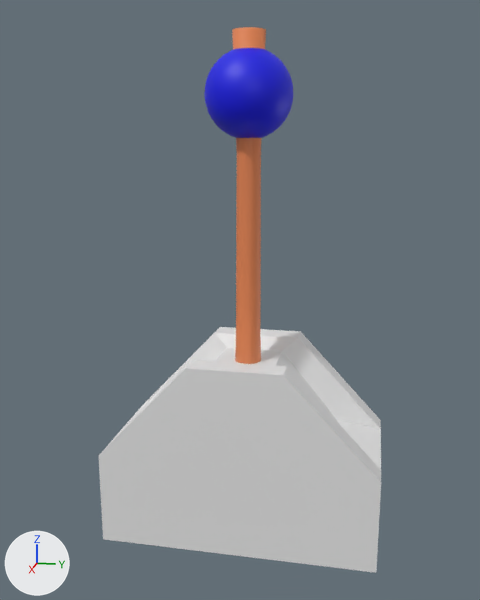
Before and after pictures for a commit that changed the FBX model Assets/Modelle/level/lever/lever_merged.fbx.
Both versions are drawn from a 50 mm camera at (4.64, 0.87, 2.53) aimed at (0.02, -0.06, 1.37). The lights are fixed; the arrows at lower left show +X, +Y and +Z. Where no turn or scale is listed for an object, it has been applied to the vertices.

In view in the first picture: 'lever_merged'.
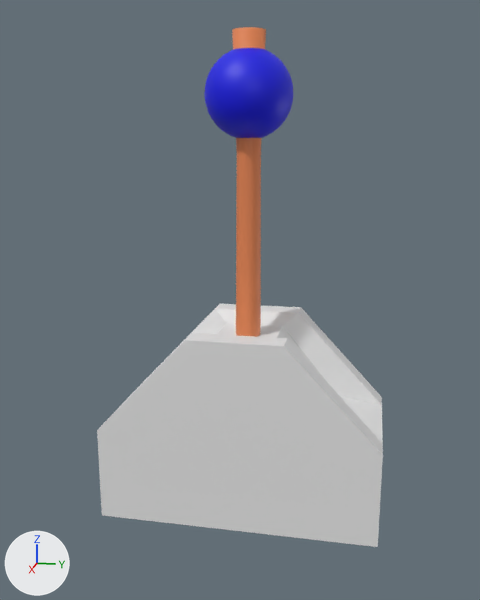
The newer file is also turned or shifted as a whole; pictures and numbers use the older file's frame.

Location of each change, [x1, y1, x2, y2] in pixels of the pictures (480 x 600 px; the box of a moved part takes in the faces that stretch with it):
'lever_merged', reshaped
    before: [99, 27, 381, 573]
    after: [97, 27, 383, 547]
part 1 of me_sphere, moved or reshaped
    before: [99, 327, 381, 573]
    after: [97, 303, 383, 547]

The change, as a diff of the scene's bpy script:
```diff
--- a/Assets/Modelle/level/lever/lever_merged.fbx.py
+++ b/Assets/Modelle/level/lever/lever_merged.fbx.py
@@ me_sphere @@
 me_sphere.from_pydata(...)  # 650 vertices, 648 faces; spans x -0.52..0.52, y -1.0..1.0, z -3.2..0.41
 # used by ob_lever_merged; location = (0.0, 0.0, 2.806)
+# me_sphere part 1: the loose piece of 40 vertices spanning x -0.52..0.52, y -1.0..1.0, z -3.2..-1.81 is moved by (0.0, 0.0, 0.2)
 me_sphere.materials.append(mat_knob)
```
